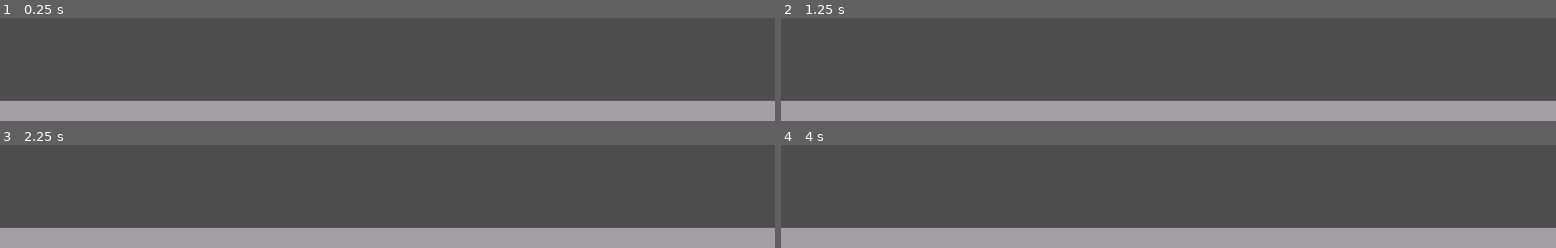
Above: before the commit, frames 1-4 (two rows, left to right).
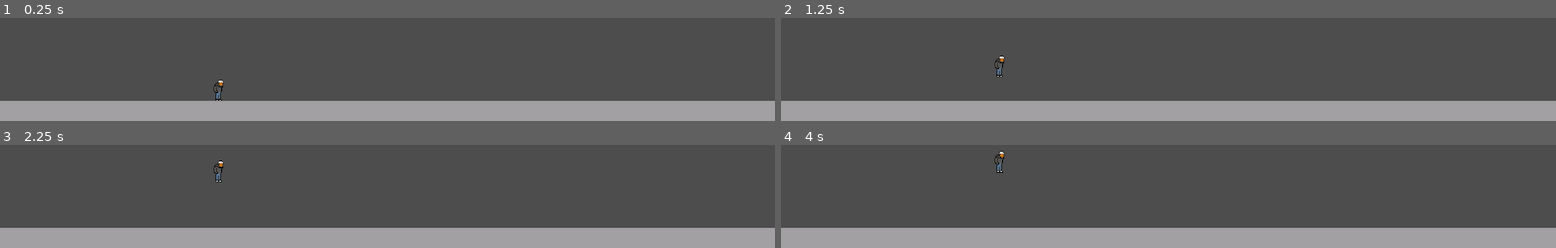
Above: after the commit, the same moments.

Repository: Nivedh-scammer/Western-Smash-College
Game: Godot game, scene res://scene/canteen_level.tscn
The game is run twice, just before and just after one commit, with the same random seed, the same clock (stepped at 60 frames per second) and the same inputs.
Inputs:
- Up to frame 1 (0.25 s): no input
- Up to frame 2 (1.25 s): tap Enter at 0.5 s
- Up to frame 3 (2.25 s): tap Space at 1.25 s; tap Enter at 2 s
- Up to frame 4 (4 s): tap Space at 2.75 s; tap Enter at 3.5 s

The runs differ from the first frame. In frame 1, 0.1% of the frame differs, in the area x 27-29%, y 59-81%; in frame 2, 0.1%; in frame 3, 0.1%, in the area x 27-29%, y 14-37%; in frame 4, 0.1%.

Commit message:
finished walking sprites for sam

Diff:
--- a/player.tscn
+++ b/player.tscn
@@ -1,8 +1,117 @@
-[gd_scene load_steps=2 format=3 uid="uid://bnryxgco02kvo"]
+[gd_scene load_steps=12 format=3 uid="uid://bnryxgco02kvo"]
+
+[ext_resource type="Texture2D" uid="uid://xhvs1pdmcnax" path="res://assets/characters/samWalk.png" id="1_4flbx"]
+
+[sub_resource type="GDScript" id="GDScript_4flbx"]
+script/source = "extends CharacterBody2D
+
+@onready var sprite: AnimatedSprite2D = $AnimatedSprite2D
+
+const SPEED = 300.0
+const JUMP_VELOCITY = -400.0
+
+func _physics_process(delta: float) -> void:
+	# Add the gravity.
+	if not is_on_floor():
+		velocity += get_gravity() * delta
+
+	# Handle jump.
+	if Input.is_action_just_pressed(\"ui_accept\") and is_on_floor():
+		velocity.y = JUMP_VELOCITY
+
+	# Get the input direction and handle the movement/deceleration.
+	# As good practice, you should replace UI actions with custom gameplay actions.
+	var direction := Input.get_axis(\"left\", \"right\")
+
+
+	if direction:
+		velocity.x = direction * SPEED
+
+		if direction > 0:
+			sprite.flip_h = false
+		else:
+			sprite.flip_h = true
+
+		sprite.play(\"walkingForward\")
+
+
+	else:
+		velocity.x = move_toward(velocity.x, 0, SPEED)
+
+	move_and_slide()
+"
+
+[sub_resource type="AtlasTexture" id="AtlasTexture_onrkg"]
+atlas = ExtResource("1_4flbx")
+region = Rect2(0, 0, 32, 32)
+
+[sub_resource type="AtlasTexture" id="AtlasTexture_i3pqv"]
+atlas = ExtResource("1_4flbx")
+region = Rect2(32, 0, 32, 32)
+
+[sub_resource type="AtlasTexture" id="AtlasTexture_hqtel"]
+atlas = ExtResource("1_4flbx")
+region = Rect2(64, 0, 32, 32)
+
+[sub_resource type="AtlasTexture" id="AtlasTexture_sweqy"]
+atlas = ExtResource("1_4flbx")
+region = Rect2(96, 0, 32, 32)
+
+[sub_resource type="AtlasTexture" id="AtlasTexture_2hs0m"]
+atlas = ExtResource("1_4flbx")
+region = Rect2(0, 32, 32, 32)
+
+[sub_resource type="AtlasTexture" id="AtlasTexture_1jxqw"]
+atlas = ExtResource("1_4flbx")
+region = Rect2(32, 32, 32, 32)
+
+[sub_resource type="AtlasTexture" id="AtlasTexture_dw050"]
+atlas = ExtResource("1_4flbx")
+region = Rect2(64, 32, 32, 32)
 
 [sub_resource type="SpriteFrames" id="SpriteFrames_sh265"]
+animations = [{
+"frames": [{
+"duration": 1.0,
+"texture": SubResource("AtlasTexture_onrkg")
+}, {
+"duration": 1.0,
+"texture": SubResource("AtlasTexture_i3pqv")
+}, {
+"duration": 1.0,
+"texture": SubResource("AtlasTexture_hqtel")
+}, {
+"duration": 1.0,
+"texture": SubResource("AtlasTexture_sweqy")
+}, {
+"duration": 1.0,
+"texture": SubResource("AtlasTexture_2hs0m")
+}, {
+"duration": 1.0,
+"texture": SubResource("AtlasTexture_1jxqw")
+}, {
+"duration": 1.0,
+"texture": SubResource("AtlasTexture_dw050")
+}],
+"loop": false,
+"name": &"walkingForward",
+"speed": 7.0
+}]
+
+[sub_resource type="RectangleShape2D" id="RectangleShape2D_b26j0"]
+size = Vector2(15, 31)
 
 [node name="Sam" type="CharacterBody2D"]
+collision_layer = 2
+script = SubResource("GDScript_4flbx")
 
 [node name="AnimatedSprite2D" type="AnimatedSprite2D" parent="."]
+position = Vector2(0, -1)
 sprite_frames = SubResource("SpriteFrames_sh265")
+animation = &"walkingForward"
+frame = 6
+frame_progress = 1.0
+
+[node name="CollisionShape2D" type="CollisionShape2D" parent="."]
+position = Vector2(-1.5, -0.5)
+shape = SubResource("RectangleShape2D_b26j0")
--- a/project.godot
+++ b/project.godot
@@ -19,6 +19,19 @@
 
 import/blender/enabled.web=false
 
+[input]
+
+right={
+"deadzone": 0.2,
+"events": [Object(InputEventKey,"resource_local_to_scene":false,"resource_name":"","device":-1,"window_id":0,"alt_pressed":false,"shift_pressed":false,"ctrl_pressed":false,"meta_pressed":false,"pressed":false,"keycode":0,"physical_keycode":68,"key_label":0,"unicode":100,"location":0,"echo":false,"script":null)
+]
+}
+left={
+"deadzone": 0.2,
+"events": [Object(InputEventKey,"resource_local_to_scene":false,"resource_name":"","device":-1,"window_id":0,"alt_pressed":false,"shift_pressed":false,"ctrl_pressed":false,"meta_pressed":false,"pressed":false,"keycode":0,"physical_keycode":65,"key_label":0,"unicode":97,"location":0,"echo":false,"script":null)
+]
+}
+
 [rendering]
 
 textures/canvas_textures/default_texture_filter=0
--- a/scene/canteen_level.tscn
+++ b/scene/canteen_level.tscn
@@ -1,13 +1,18 @@
-[gd_scene load_steps=6 format=4 uid="uid://87ellu7d4v6s"]
+[gd_scene load_steps=7 format=4 uid="uid://87ellu7d4v6s"]
 
 [ext_resource type="Texture2D" uid="uid://dy66y0ul2fcae" path="res://assets/tileSet/canteenConcrete.png" id="1_uwi3b"]
+[ext_resource type="PackedScene" uid="uid://bnryxgco02kvo" path="res://player.tscn" id="2_1ntxb"]
 
 [sub_resource type="TileSetAtlasSource" id="TileSetAtlasSource_1ntxb"]
 texture = ExtResource("1_uwi3b")
 0:0/0 = 0
+0:0/0/physics_layer_0/polygon_0/points = PackedVector2Array(-8, -8, 8, -8, 8, 8, -8, 8)
 1:0/0 = 0
+1:0/0/physics_layer_0/polygon_0/points = PackedVector2Array(-8, -8, 8, -8, 8, 8, -8, 8)
 0:1/0 = 0
+0:1/0/physics_layer_0/polygon_0/points = PackedVector2Array(-8, -8, 8, -8, 8, 8, -8, 8)
 1:1/0 = 0
+1:1/0/physics_layer_0/polygon_0/points = PackedVector2Array(-8, -8, 8, -8, 8, 8, -8, 8)
 
 [sub_resource type="TileSet" id="TileSet_nnr8j"]
 physics_layer_0/collision_layer = 1
@@ -34,9 +39,13 @@
 shape = SubResource("WorldBoundaryShape2D_uwi3b")
 
 [node name="RightBoundary" type="StaticBody2D" parent="."]
+position = Vector2(-452, -2)
 
 [node name="CollisionShape2D" type="CollisionShape2D" parent="RightBoundary"]
 position = Vector2(1595, 292)
 rotation = -1.5708
 scale = Vector2(4, 4)
 shape = SubResource("WorldBoundaryShape2D_1ntxb")
+
+[node name="Sam" parent="." instance=ExtResource("2_1ntxb")]
+position = Vector2(326, 603)
